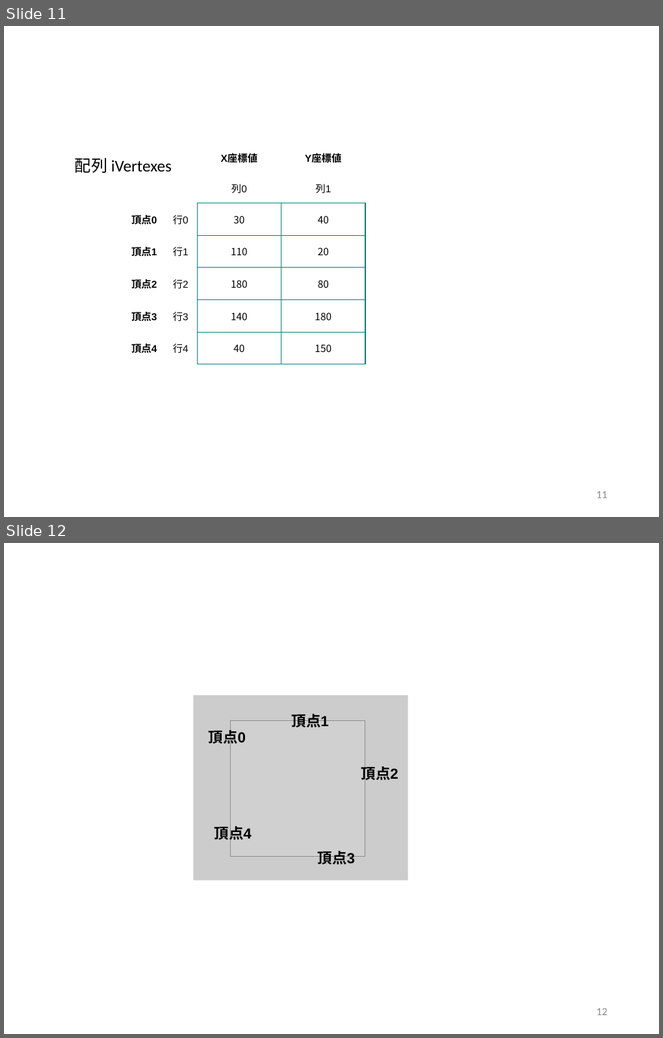
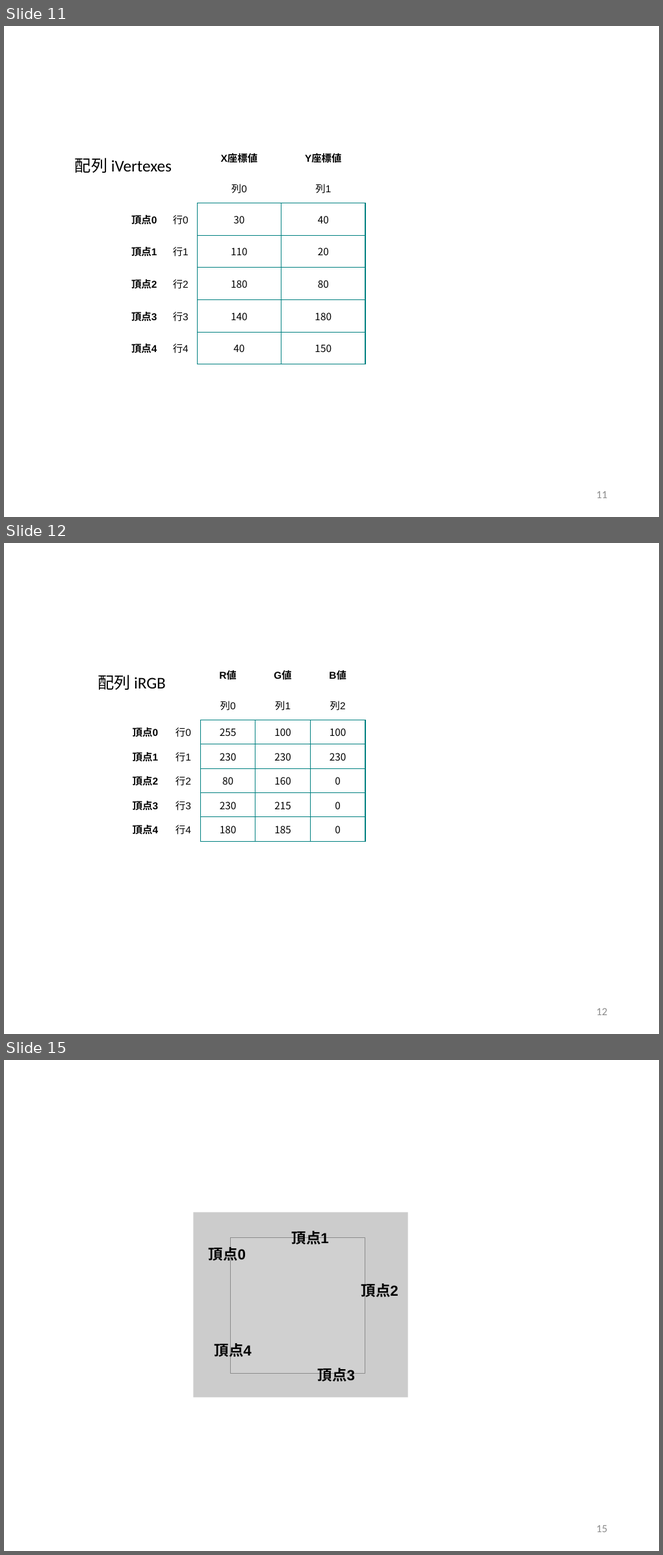
Before and after one commit to afukushimagit/afukushimagit.github.io, a slide deck: images/array/sozai.pptx. Shown one above the other, each under a label of ours: slides 11 and 12 before the commit, slides 11, 12 and 15 after it; the slides between them are not shown. The pictures are 663x1038 and 663x1555 pixels, drawn with LibreOffice and Linux fonts; fonts in the diff are those of the drawing; grey boxes stand for pictures. Boxes give left, top, right and bottom in pixels: in the first picture for what was removed or moved away, otherwise in the second. Text is boxed around its words. In the diff, an @@ line names an element or a change of style, - is before the commit and + after.

```diff
--- a/images/array/sozai.pptx
+++ b/images/array/sozai.pptx
@@ slide 12 added at box(4, 543, 659, 1034), background #FFFFFF @@
@@ table added at box(124, 659, 365, 842), 7 rows, 5 columns @@
+ |  | R値 | G値 | B値
+ |  | 列0 | 列1 | 列2
+頂点0 | 行0 | 255 | 100 | 100
+頂点1 | 行1 | 230 | 230 | 230
+頂点2 | 行2 | 80 | 160 | 0
+頂点3 | 行3 | 230 | 215 | 0
+頂点4 | 行4 | 180 | 185 | 0
@@ text added at box(98, 675, 166, 690), 18 pt, text #000000 @@
+配列 iRGB
@@ page number added at box(597, 1008, 608, 1016), 12 pt, text #8C8C8C @@
+12
@@ what was slide 12 is now slide 15 @@
@@ page number at box(597, 1525, 608, 1533): text changed @@
-12
+15
```
Also in this commit, not shown: 2 other slides added, 14 other files.
